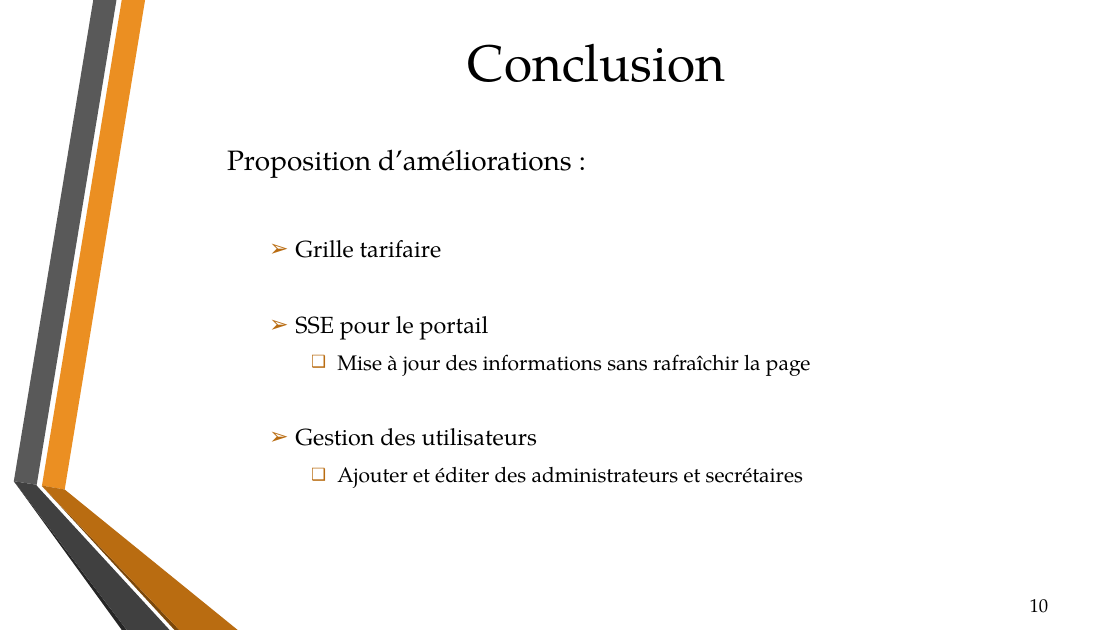
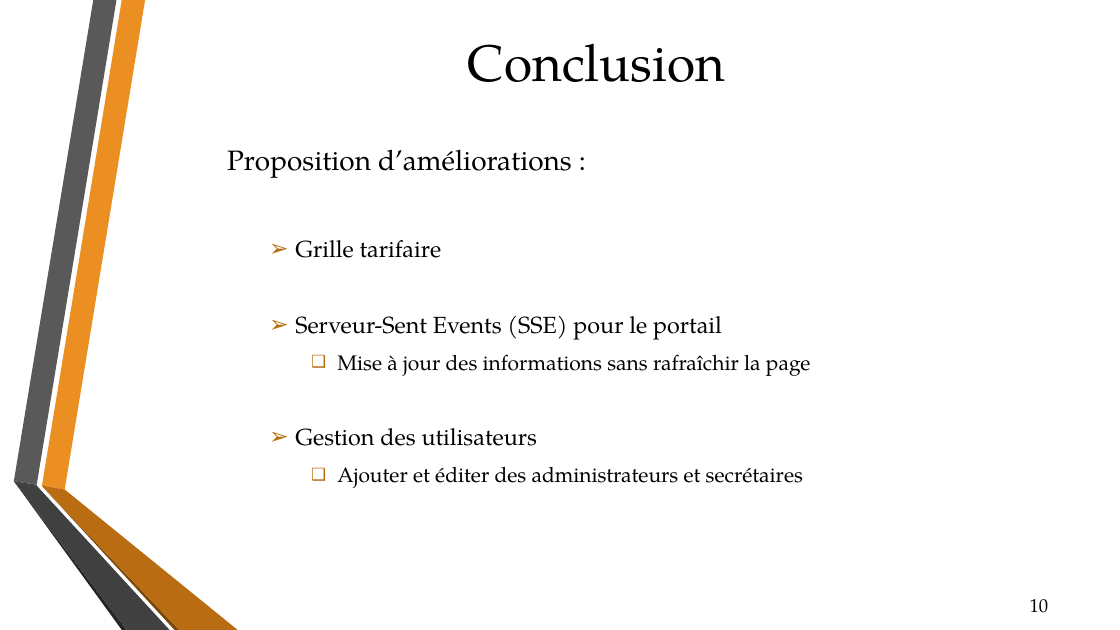
Before and after one commit to ddevillers/ncdz, a slide deck: slide 10 of NC-DROPZONE.pptx. Drawn at 1120x630 pixels with LibreOffice and Linux fonts; fonts in the diff are those of the drawing; background and template pictures are left out. Boxes give left, top, right and bottom in pixels: in the first picture for what was removed or moved away, otherwise in the second. Text is boxed around its words. In the diff, an @@ line names an element or a change of style, - is before the commit and + after.

Commit message:
PPT final

```diff
--- a/NC-DROPZONE.pptx
+++ b/NC-DROPZONE.pptx
@@ text at (295,316,722,340): text changed @@
-  ➢ SSE pour le portail
+  ➢ Serveur-Sent Events (SSE) pour le portail
```
Also in this commit, not shown: 1 other slide changed.
